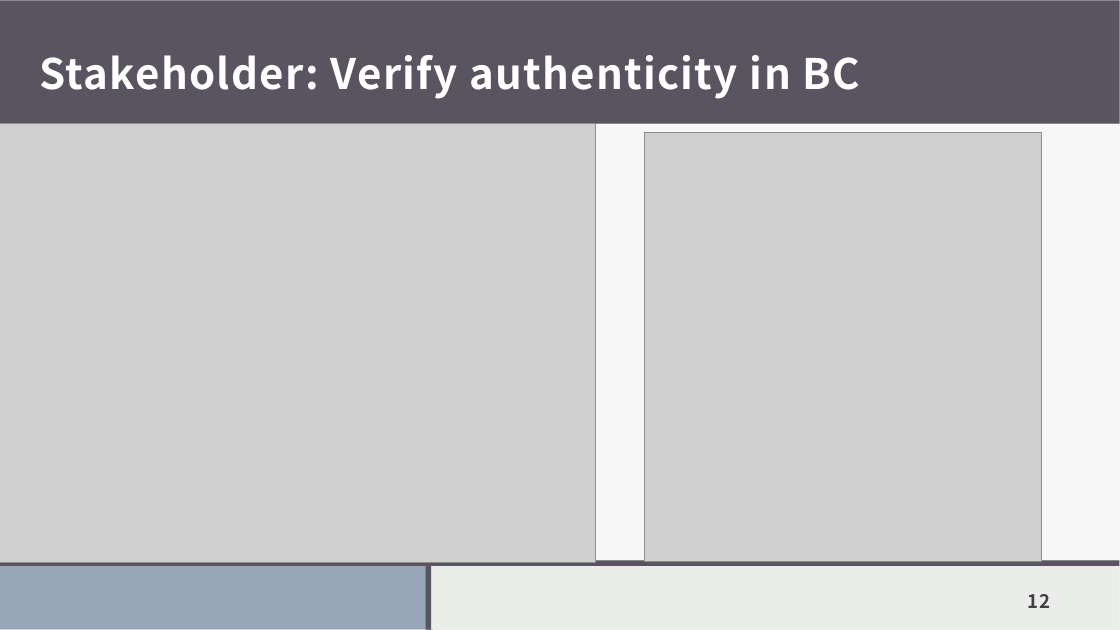
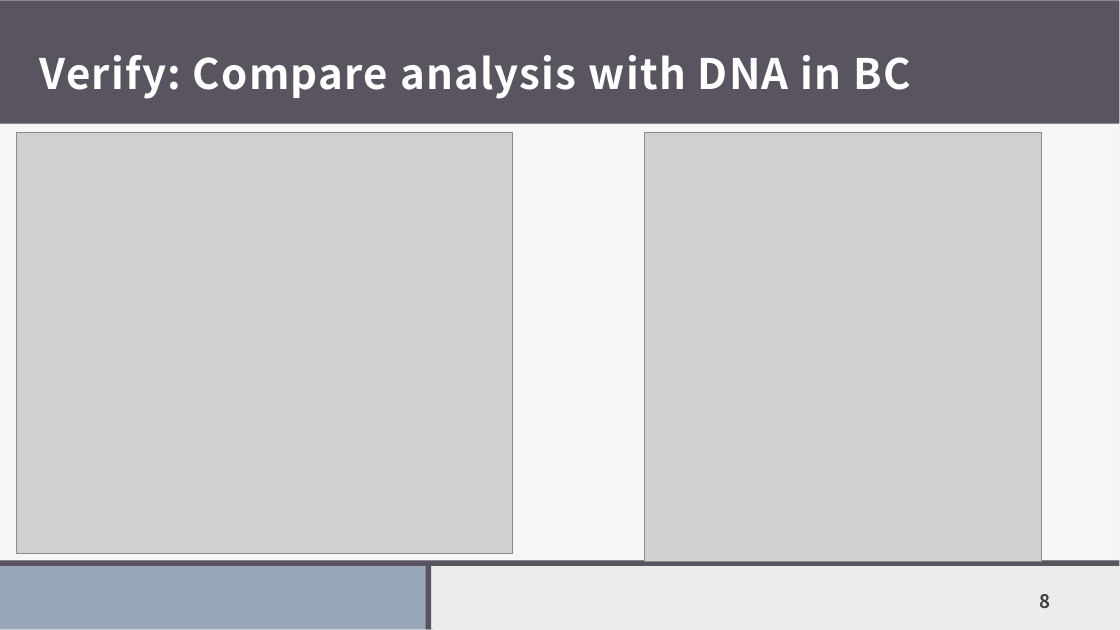
Before and after one commit to RobertoPirrone/digitaltechne, a slide deck: slide 8 of src/docs/presentations/21maggio.pptx (slide 12 before the commit). Drawn at 1120x630 pixels with LibreOffice and Linux fonts; fonts in the diff are those of the drawing; grey boxes stand for pictures. Boxes give left, top, right and bottom in pixels: in the first picture for what was removed or moved away, otherwise in the second. Text is boxed around its words. In the diff, an @@ line names an element or a change of style, - is before the commit and + after.

Commit message:
custom domain i
immagine in VerifyMark
translations

```diff
--- a/src/docs/presentations/21maggio.pptx
+++ b/src/docs/presentations/21maggio.pptx
@@ title at [40,55,911,99]: text changed @@
-Stakeholder: Verify authenticity in BC
+Verify: Compare analysis with DNA in BC
@@ picture: place and size @@
-picture at [0,124,595,562]
+picture at [17,132,513,554]
@@ page number at [1039,594,1050,608]: text changed @@
-12
+8
```
Also in this commit, not shown: 6 other slides changed, 1 slide added, 5 slides removed, 12 other files.
